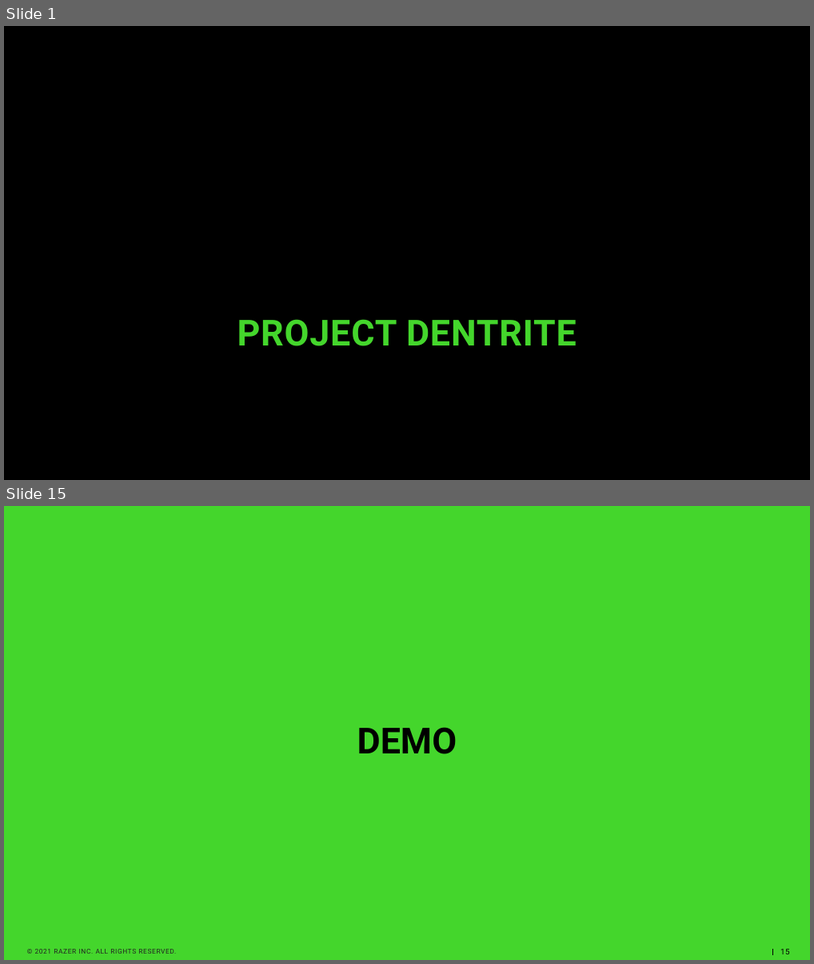
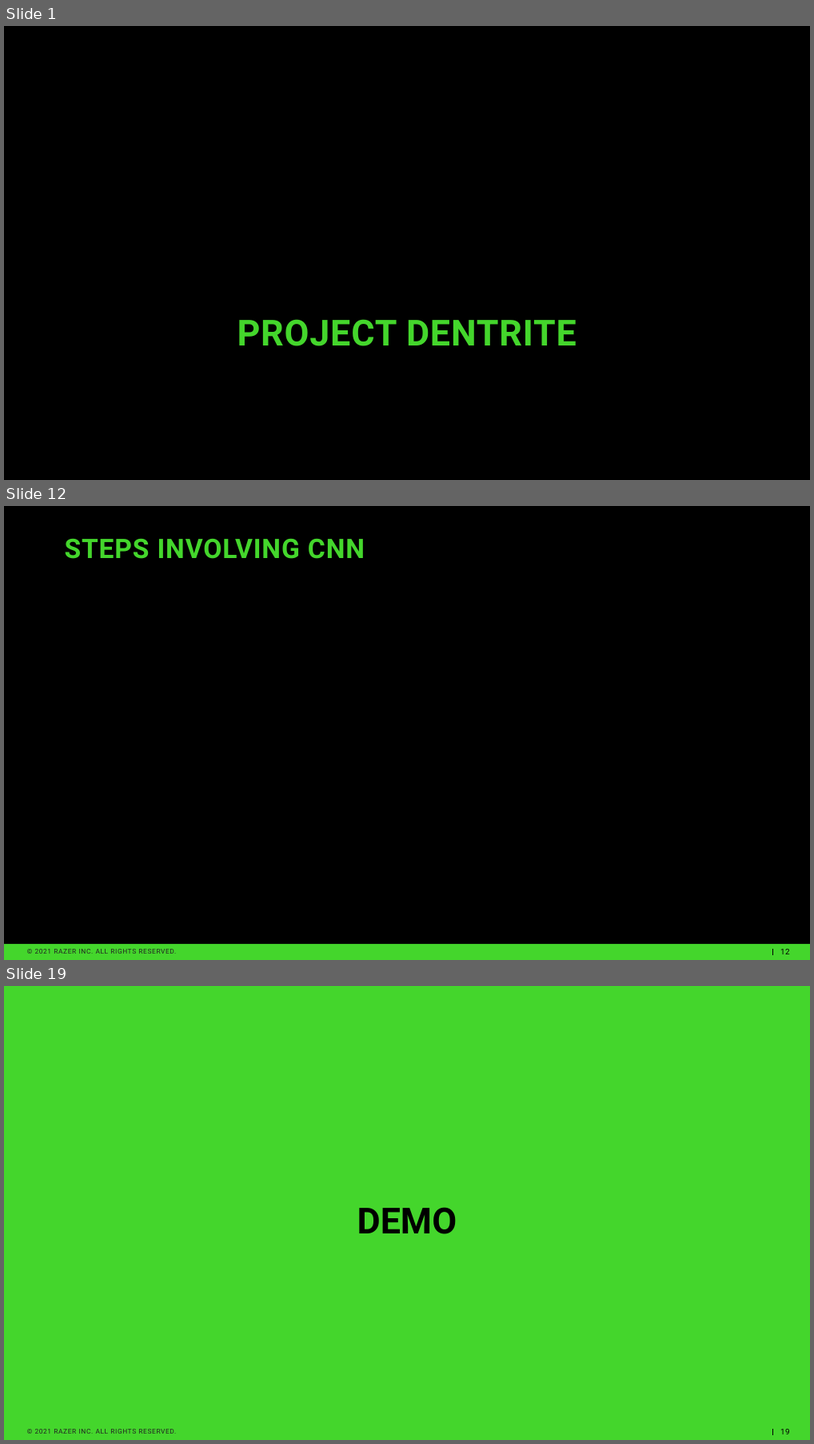
Before and after one commit to rommelsim/Capstone-Revised, a slide deck: Revised Capstone Presentation.pptx. Shown one above the other, each under a label of ours: slides 1 and 15 before the commit, slides 1, 12 and 19 after it; the slides between them are not shown. The pictures are 814x964 and 814x1444 pixels, drawn with LibreOffice and Linux fonts; fonts in the diff are those of the drawing; background and template pictures are left out. Boxes give left, top, right and bottom in pixels: in the first picture for what was removed or moved away, otherwise in the second. Text is boxed around its words. In the diff, an @@ line names an element or a change of style, - is before the commit and + after.

```diff
--- a/Revised Capstone Presentation.pptx
+++ b/Revised Capstone Presentation.pptx
@@ slide 12 added at (4,506,810,960), background #000000; not listed: 3 template elements that a slide beside it also shows @@
@@ title added at (65,538,365,559), 32 pt, text #44D62C, bold @@
+STEPS INVOLVING CNN
@@ rectangle added at (4,944,810,960), fill #44D62C @@
@@ what was slide 15 is now slide 19 @@
```
Also in this commit, not shown: 13 slides changed, 3 other slides added, 9 other files.
